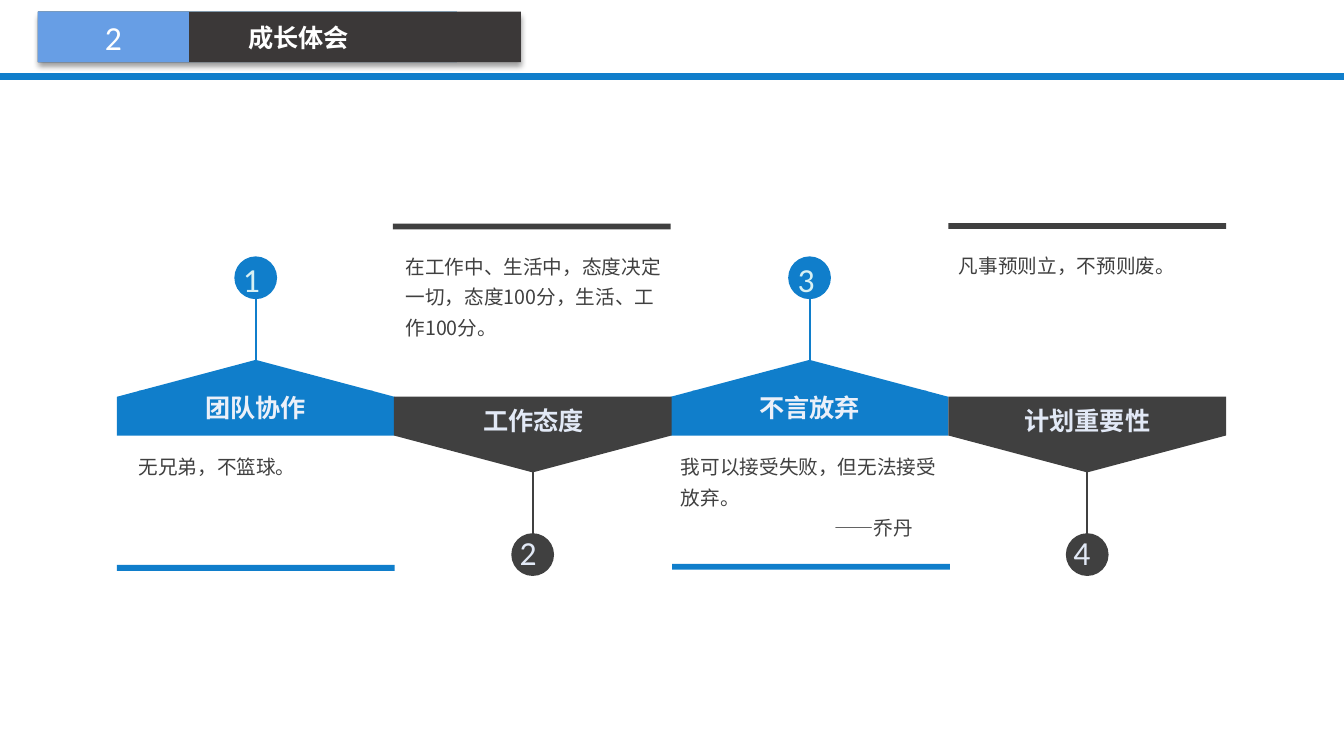
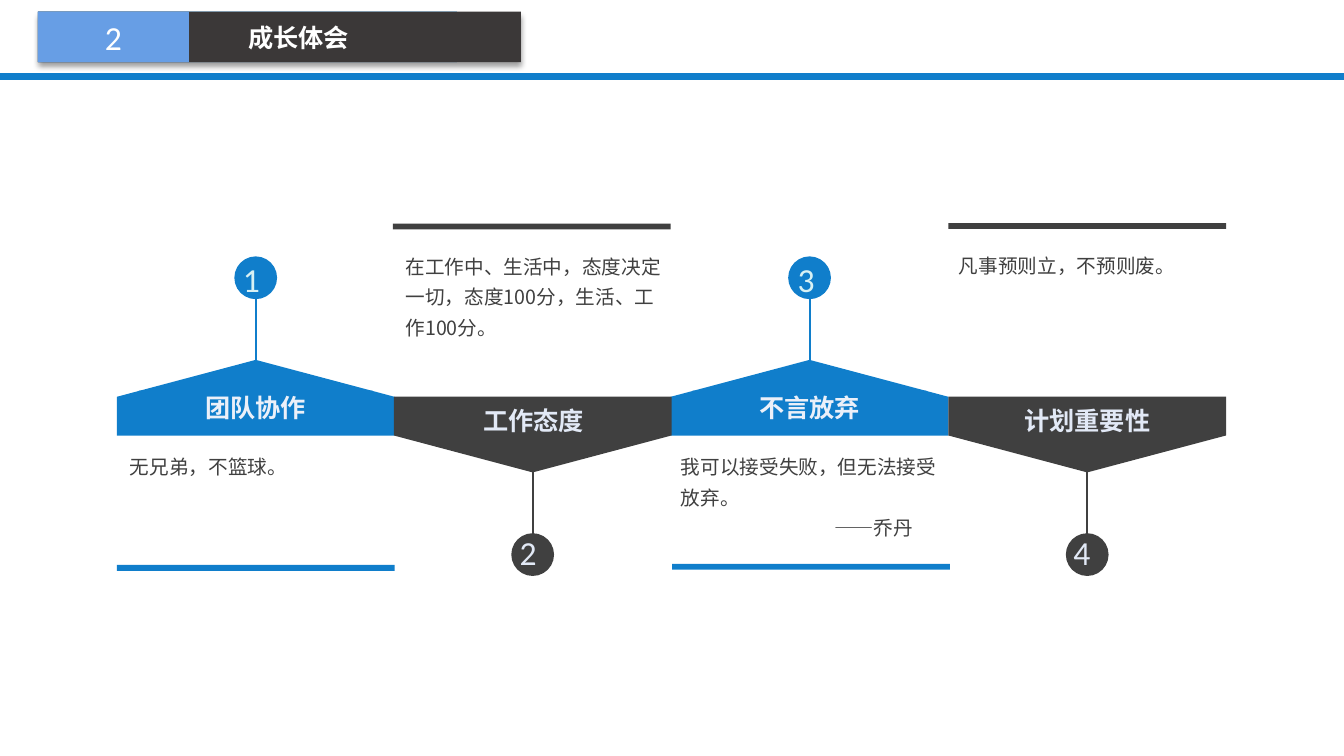
Before and after one commit to liuzeaa/ppt, a slide deck: slide 4 of 2016工作总结及2017年工作计划_刘泽.pptx. Drawn at 1344x756 pixels with LibreOffice and Linux fonts; fonts in the diff are those of the drawing; background and template pictures are left out. Boxes give left, top, right and bottom in pixels: in the first picture for what was removed or moved away, otherwise in the second. Text is boxed around its words. In the diff, an @@ line names an element or a change of style, - is before the commit and + after.

```diff
--- a/2016工作总结及2017年工作计划_刘泽.pptx
+++ b/2016工作总结及2017年工作计划_刘泽.pptx
@@ text "无兄弟，不篮球。": place and size @@
-text "无兄弟，不篮球。" at [138, 457, 295, 476]
+text "无兄弟，不篮球。" at [130, 457, 287, 476]
```
Also in this commit, not shown: 2 other slides changed.
